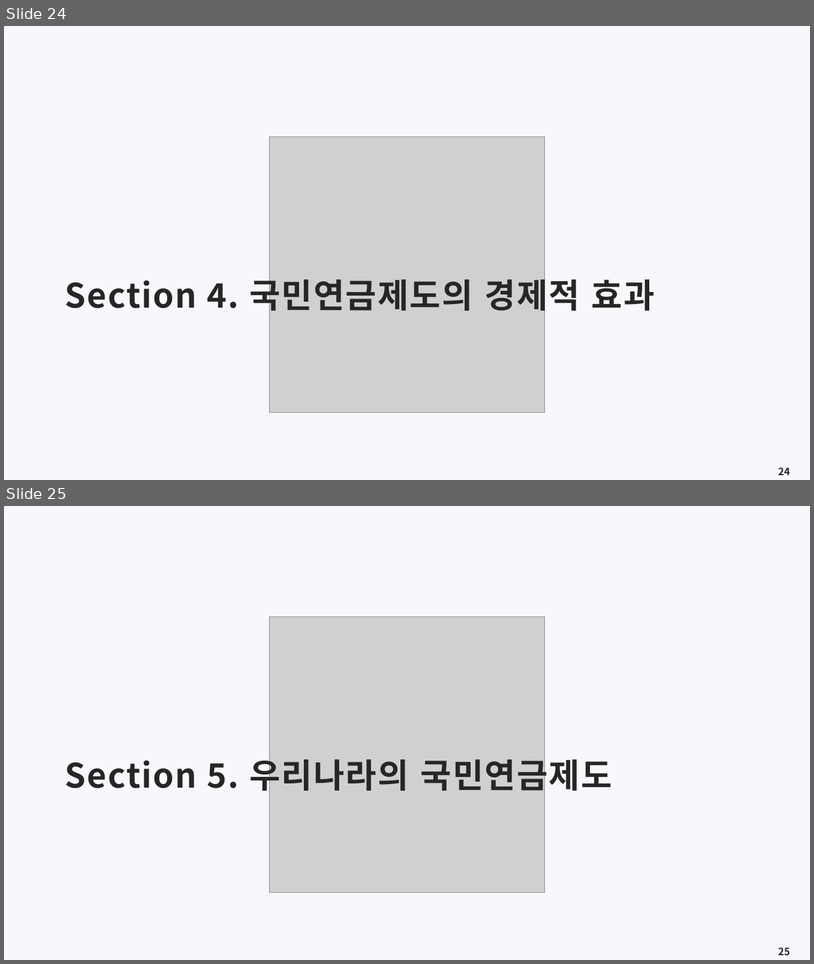
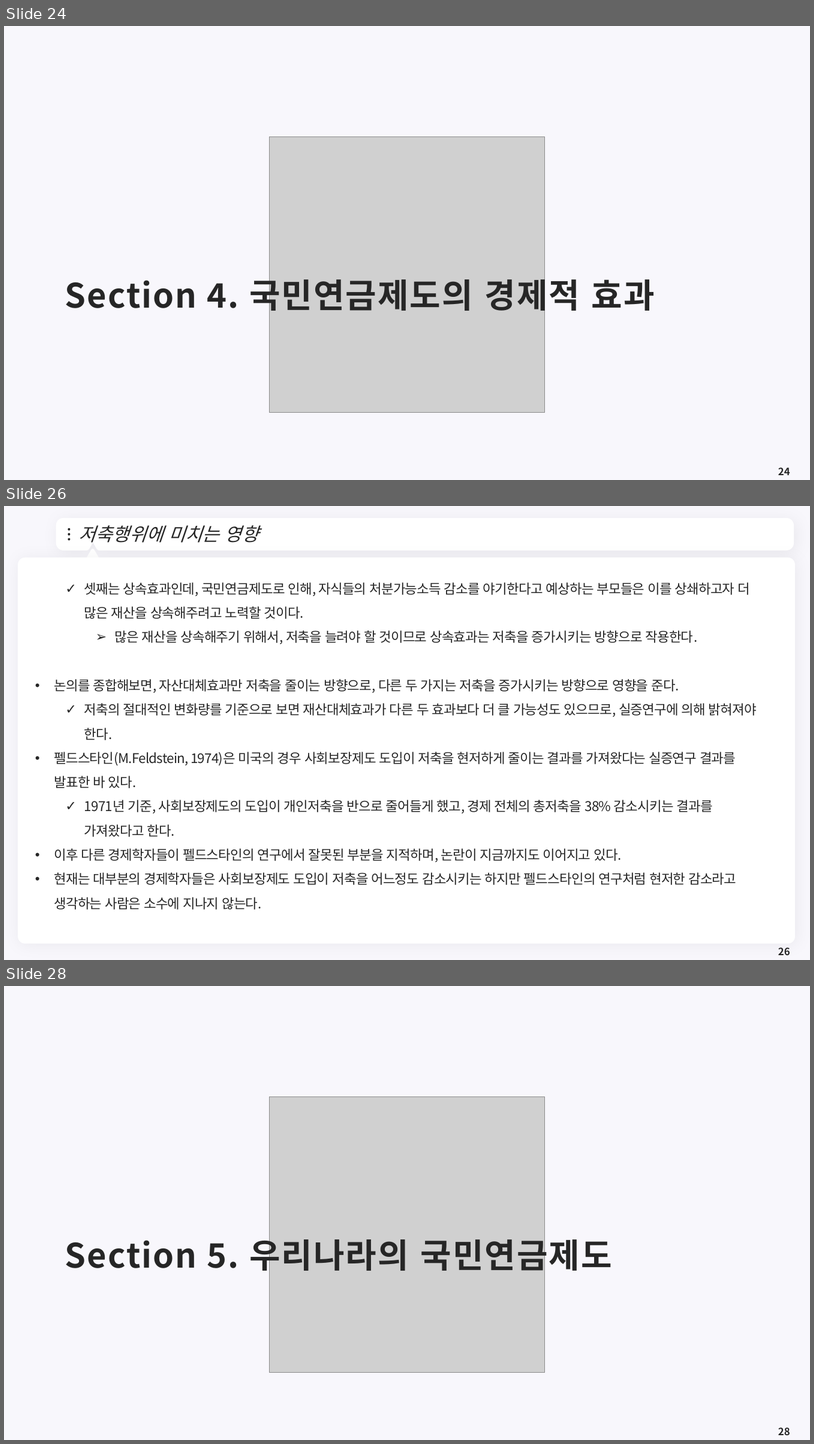
Before and after one commit to meandthey/Teaching, a slide deck: 재정학/01_Lectures/재정학_Chapter_10.pptx. Shown one above the other, each under a label of ours: slides 24 and 25 before the commit, slides 24, 26 and 28 after it; the slides between them are not shown. The pictures are 814x964 and 814x1444 pixels, drawn with LibreOffice and Linux fonts; fonts in the diff are those of the drawing; grey boxes stand for pictures; background and template pictures are left out. Boxes give left, top, right and bottom in pixels: in the first picture for what was removed or moved away, otherwise in the second. Text is boxed around its words. In the diff, an @@ line names an element or a change of style, - is before the commit and + after.

```diff
--- a/재정학/01_Lectures/재정학_Chapter_10.pptx
+++ b/재정학/01_Lectures/재정학_Chapter_10.pptx
@@ slide 26 added at (x1=4, y1=506, x2=810, y2=960), background #F8F7FC @@
@@ freeform shape added at (x1=59, y1=521, x2=792, y2=548), fill #FFFFFF, outline #FFFFFF 7.25 pt @@
@@ ellipse added at (x1=68, y1=528, x2=71, y2=531), fill #262626 @@
@@ ellipse added at (x1=68, y1=533, x2=71, y2=535), fill #262626 @@
@@ ellipse added at (x1=68, y1=538, x2=71, y2=540), fill #262626 @@
@@ title added at (x1=78, y1=525, x2=259, y2=543), 22 pt, text #262626, italic @@
+저축행위에 미치는 영향
@@ freeform shape added at (x1=776, y1=530, x2=783, y2=539), fill #FFFFFF @@
@@ rounded rectangle added at (x1=18, y1=558, x2=796, y2=943), fill #FFFFFF @@
@@ triangle added at (x1=86, y1=550, x2=99, y2=562), fill #FFFFFF, outline #FFFFFF 3.75 pt @@
@@ text added at (x1=54, y1=582, x2=757, y2=909), 16 pt, text #262626 @@
+  ✓ 셋째는 상속효과인데, 국민연금제도로 인해, 자식들의 처분가능소득 감소를 야기한다고 예상하는 부모들은 이를 상쇄하고자 더 많은 재산을 상속해주려고 노력할 것이다.
+    ➢ 많은 재산을 상속해주기 위해서, 저축을 늘려야 할 것이므로 상속효과는 저축을 증가시키는 방향으로 작용한다.
+• 논의를 종합해보면, 자산대체효과만 저축을 줄이는 방향으로, 다른 두 가지는 저축을 증가시키는 방향으로 영향을 준다.
+  ✓ 저축의 절대적인 변화량를 기준으로 보면 재산대체효과가 다른 두 효과보다 더 클 가능성도 있으므로, 실증연구에 의해 밝혀져야 한다.
+• 펠드스타인(M.Feldstein, 1974)은 미국의 경우 사회보장제도 도입이 저축을 현저하게 줄이는 결과를 가져왔다는 실증연구 결과를 발표한 바 있다.
+  ✓ 1971년 기준, 사회보장제도의 도입이 개인저축을 반으로 줄어들게 했고, 경제 전체의 총저축을 38% 감소시키는 결과를 가져왔다고 한다.
+• 이후 다른 경제학자들이 펠드스타인의 연구에서 잘못된 부분을 지적하며, 논란이 지금까지도 이어지고 있다.
+• 현재는 대부분의 경제학자들은 사회보장제도 도입이 저축을 어느정도 감소시키는 하지만 펠드스타인의 연구처럼 현저한 감소라고 생각하는 사람은 소수에 지나지 않는다.
@@ page number added at (x1=779, y1=947, x2=791, y2=955), 12 pt, text #262626, bold @@
+26
@@ what was slide 25 is now slide 28 @@
@@ page number at (x1=779, y1=1427, x2=791, y2=1435): text changed @@
-25
+28
```
Also in this commit, not shown: 3 other slides added, 8 other files.
